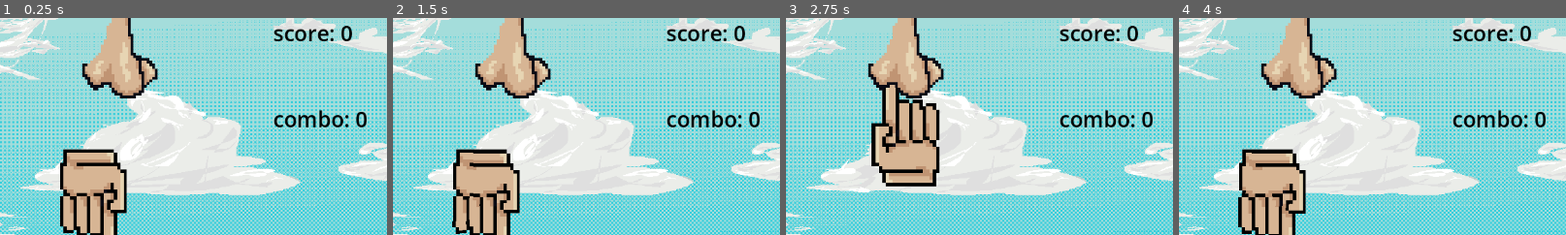
Above: before the commit, frames 1-4 (left to right).
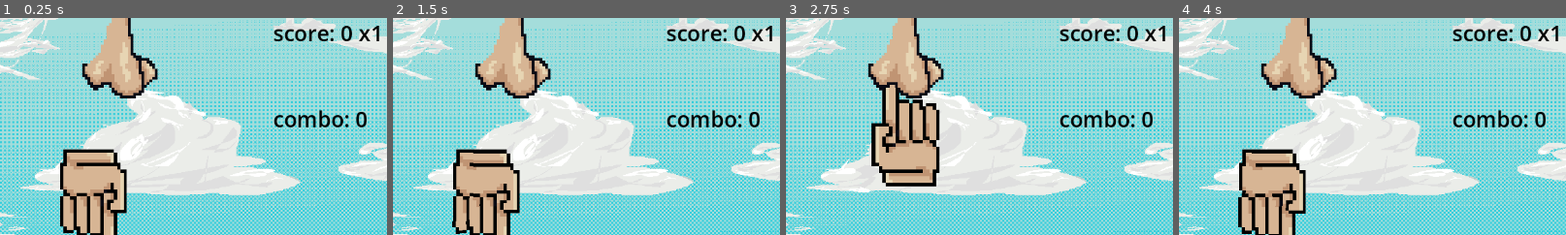
Above: after the commit, the same moments.

Repository: Lonely-Corner/SussexHackathon2026
Game: Godot game, scene res://Scenes/Main.tscn
The game is run twice, just before and just after one commit, with the same random seed, the same clock (stepped at 60 frames per second) and the same inputs.
Inputs:
- Up to frame 1 (0.25 s): no input
- Up to frame 2 (1.5 s): tap Enter (enter) at 0.5, 0.6 s; tap Space (space) at 1.35 s
- Up to frame 3 (2.75 s): tap Enter (enter) at 2.1 s
- Up to frame 4 (4 s): tap Space (space) at 2.85 s; tap Enter (enter) at 3.6 s
The pictures show only the part of the screen within x 4-54%, y 9-59%; the shares and areas given below are measured in that part.

The runs differ from the first frame. In frame 1, 0.2% of the frame differs, in the area x 92-98%, y 3-11%; in frame 2, 0.2%; in frame 3, 0.2%; in frame 4, 0.2%.

Commit message:
who multiplier

Diff:
--- a/Scripts/Zone.gd
+++ b/Scripts/Zone.gd
@@ -38,6 +38,6 @@
 			nose.unpicked += 1;
 
 	$"../ComboCounter".text = "combo: " + str(combo)
-	$"../ScoreCounter".text = "score: " + str(score)
+	$"../ScoreCounter".text = "score: " + str(score)+ " x" + str(finger.multiplier)
 
 		#print("health = ", currentHealth)
